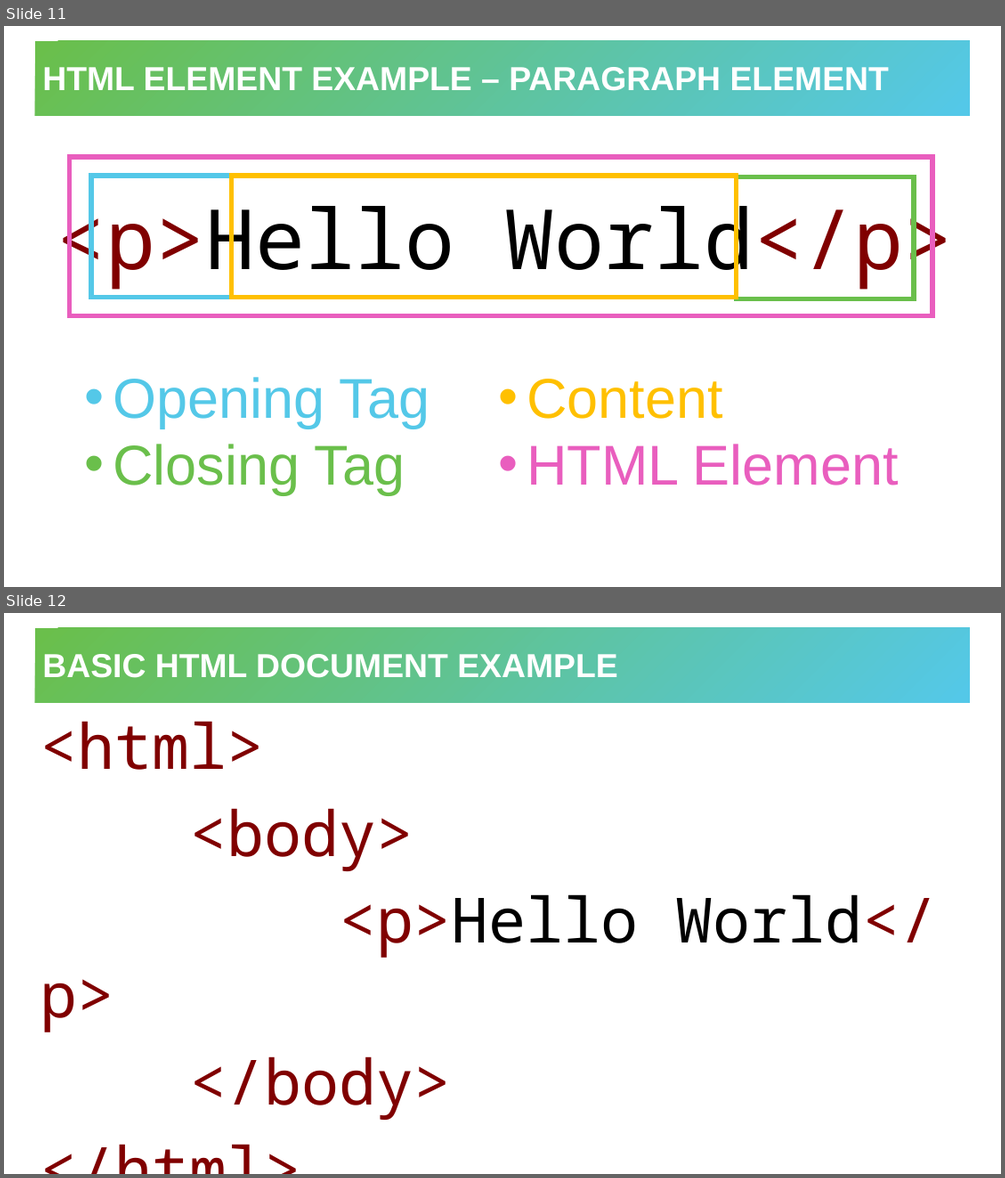
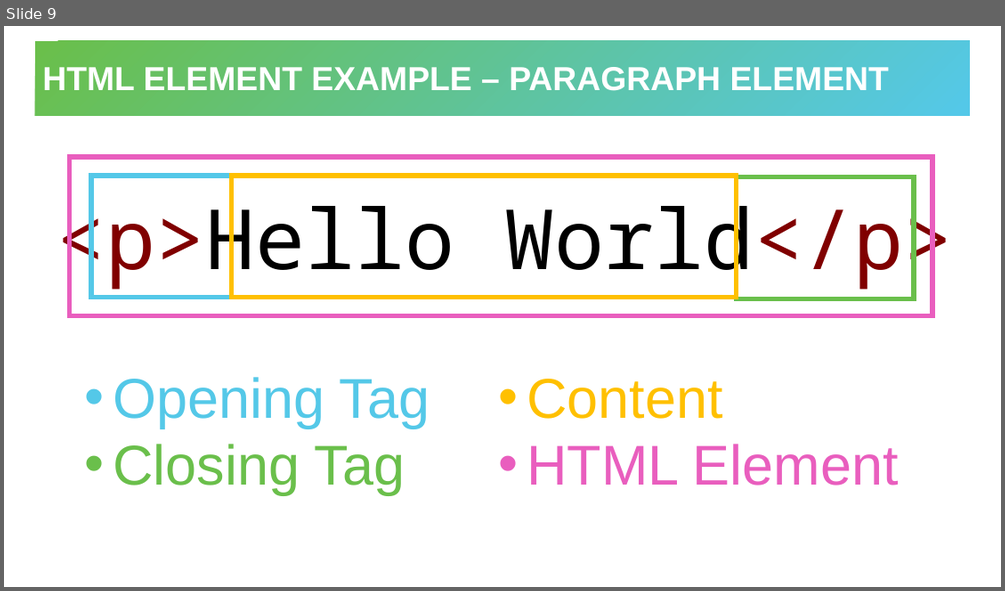
Before and after one commit to hylandtechoutreach/ucs, a slide deck: Session2HtmlIntro/HelloHtml.pptx. Shown one above the other, each under a label of ours: slides 11 and 12 before the commit, slide 9 after it. The pictures are 1005x1178 and 1005x591 pixels, drawn with LibreOffice and Linux fonts; fonts in the diff are those of the drawing. Boxes give left, top, right and bottom in pixels: in the first picture for what was removed or moved away, otherwise in the second. Text is boxed around its words. In the diff, an @@ line names an element or a change of style, - is before the commit and + after.

```diff
--- a/Session2HtmlIntro/HelloHtml.pptx
+++ b/Session2HtmlIntro/HelloHtml.pptx
@@ slide 12 removed at (4, 613, 1001, 1174), background #FFFFFF @@
@@ title removed at (35, 628, 971, 703) @@
-BASIC HTML DOCUMENT EXAMPLE
@@ text removed at (40, 721, 937, 1119) @@
-<html>
-<body>
-<p>Hello World</p>
-</body>
-</html>
@@ what was slide 11 is now slide 9 @@
```
Also in this commit, not shown: 3 slides changed, 4 other slides removed.
